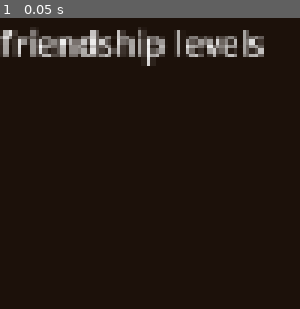
Above: before the commit, frame 1.
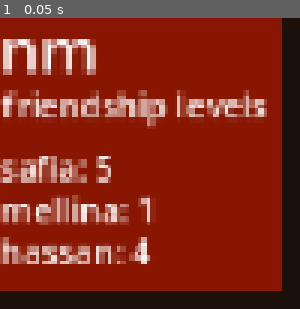
Above: after the commit, the same moment.

Repository: SafiaEzzahir/whisper
Game: Godot game, scene res://components/characters/npc_stats.tscn
Two runs of this game, one before a commit and one after it. Both use one fixed random seed, a clock stepped at 60 frames per second and the inputs below. This scene is started directly instead of the project's main scene.
Inputs:
- Up to frame 1 (0.05 s): no input

The runs differ from the first frame. In frame 1, 88% of the frame differs, in the area x 0-94%, y 0-94%.

Commit message:
View friend stats by hovering on each npc

Diff:
--- a/components/characters/npc_stat_label.tscn
+++ b/components/characters/npc_stat_label.tscn
@@ -1,9 +1,12 @@
 [gd_scene format=3 uid="uid://dxt8j7qi34dpo"]
 
 [node name="npc_stat_label" type="Label" unique_id=263858461]
+z_index = 2
 anchors_preset = 15
 anchor_right = 1.0
 anchor_bottom = 1.0
+offset_right = -817.0
+offset_bottom = -554.0
 grow_horizontal = 2
 grow_vertical = 2
 text = "[name]: points"
--- a/components/characters/npc_stats.tscn
+++ b/components/characters/npc_stats.tscn
@@ -1,11 +1,33 @@
 [gd_scene format=3 uid="uid://baadifnmgisf0"]
 
 [ext_resource type="Script" uid="uid://cl2cwhjckkoix" path="res://scripts/npc_stats.gd" id="1_0nd5c"]
+[ext_resource type="Texture2D" uid="uid://covdke8jpvapq" path="res://art/house.png" id="2_ykhsf"]
 
-[node name="npc_stats" type="Node" unique_id=1234027666]
+[node name="no" type="Label" unique_id=461519866]
+z_index = 1
+offset_right = 32.0
+offset_bottom = 32.0
+text = "nm"
 script = ExtResource("1_0nd5c")
 
+[node name="TextureRect" type="TextureRect" parent="." unique_id=979008707]
+layout_mode = 0
+offset_right = 134.0
+offset_bottom = 130.0
+texture = ExtResource("2_ykhsf")
+
 [node name="top" type="Label" parent="." unique_id=96384885]
-offset_right = 40.0
-offset_bottom = 23.0
+layout_mode = 0
+offset_left = 1.0
+offset_top = 30.0
+offset_right = 128.0
+offset_bottom = 53.0
 text = "friendship levels"
+
+[node name="name" type="Label" parent="." unique_id=1873111323]
+layout_mode = 0
+offset_top = -7.0
+offset_right = 48.0
+offset_bottom = 35.0
+theme_override_font_sizes/font_size = 30
+text = "nm"
--- a/scripts/npc.gd
+++ b/scripts/npc.gd
@@ -1,9 +1,13 @@
 extends Node
+
+const npc_stats_scene = preload("res://components/characters/npc_stats.tscn")
 
 signal change_scene
 
 var time_since_entered = 0
 var counting = false
+
+var stats = null
 
 var time_limit = 2
 
@@ -13,7 +17,8 @@
 	if counting:
 		time_since_entered += delta
 		if time_since_entered >= time_limit:
-			enter_npc()
+			if not stats:
+				enter_npc()
 			#get_tree().change_scene_to_file("res://scenes/game.tscn")
 			#Game.disinstantiate_char_sprite()
 
@@ -25,6 +30,13 @@
 func _on_body_exited(_body: Node2D) -> void:
 	counting = false
 	time_since_entered = 0
+	if stats:
+		remove_child(stats)
+		stats = null
 
 func enter_npc():
-	pass
+	stats = npc_stats_scene.instantiate()
+	stats.position = $body.position
+	print(npc_name)
+	stats.get_node("name").text = npc_name
+	add_child(stats)
--- a/scripts/npc_stats.gd
+++ b/scripts/npc_stats.gd
@@ -1 +1,16 @@
 extends Node
+
+const stat_label = preload("res://components/characters/npc_stat_label.tscn")
+
+var self_index = 0 #change but howwww??
+var spacing = 40
+
+func _ready():
+	var friends = Game.chars[self_index]
+	for friend in friends:
+		if not friend == "name":
+			spacing += 20
+			var lbl = stat_label.instantiate()
+			add_child(lbl)
+			lbl.global_position = Vector2i(self.global_position.x, self.global_position.y+spacing)
+			lbl.text = friend + ": " + str(Game.chars[self_index][friend])
